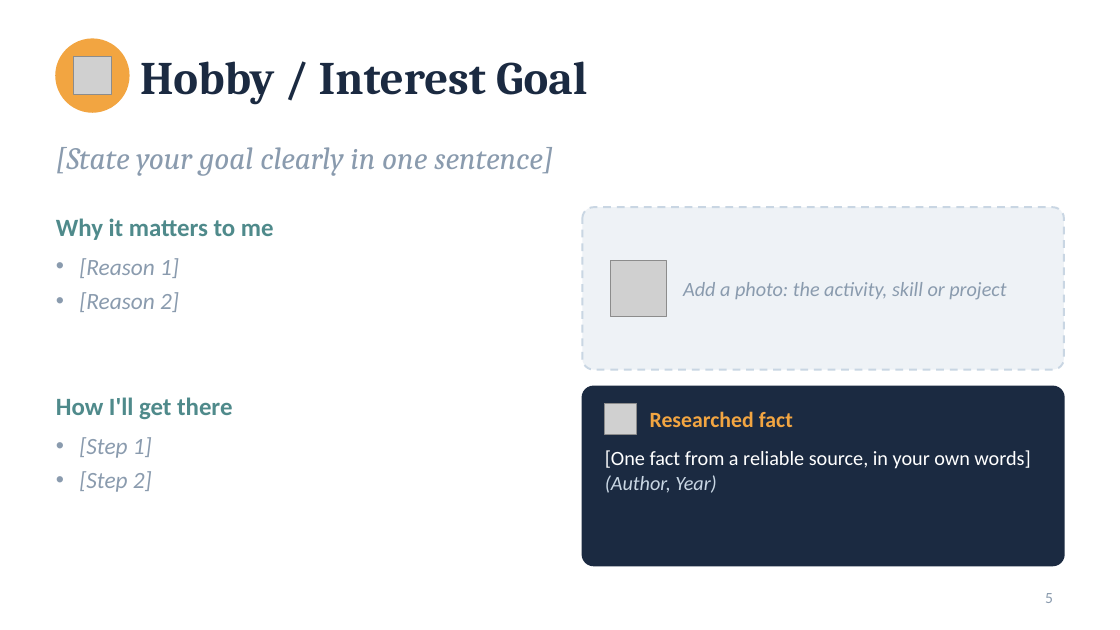
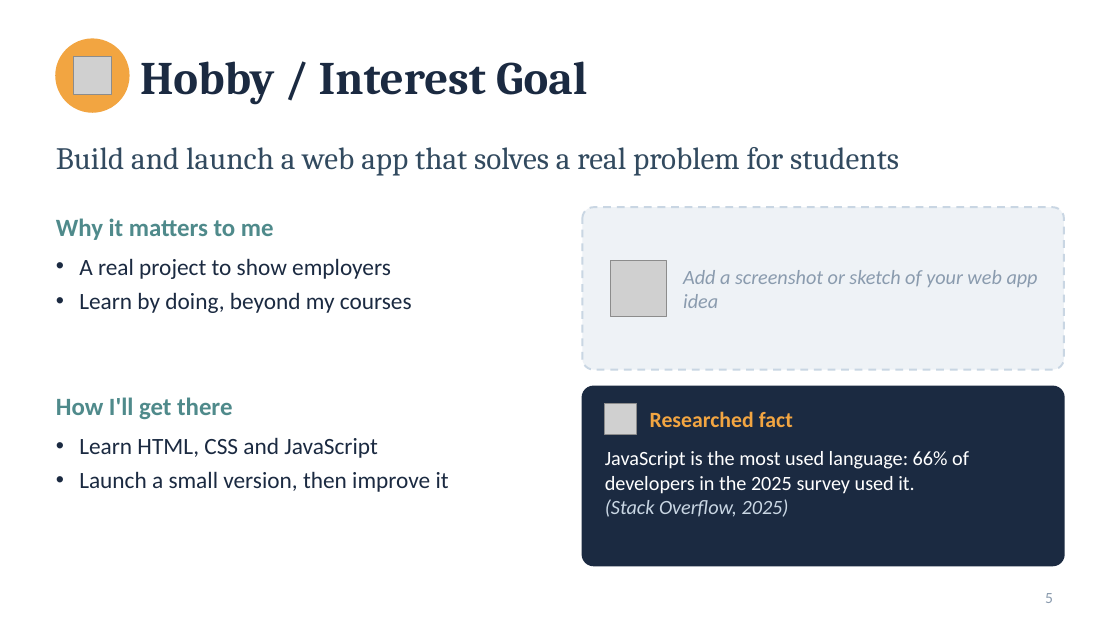
Before and after one commit to georgedeme/vault, a slide deck: slide 5 of Public/Uni/LAN100/02 - My Future Goals.pptx. Drawn at 1120x630 pixels with LibreOffice and Linux fonts; fonts in the diff are those of the drawing; grey boxes stand for pictures. Boxes give left, top, right and bottom in pixels: in the first picture for what was removed or moved away, otherwise in the second. Text is boxed around its words. In the diff, an @@ line names an element or a change of style, - is before the commit and + after.

```diff
--- a/Public/Uni/LAN100/02 - My Future Goals.pptx
+++ b/Public/Uni/LAN100/02 - My Future Goals.pptx
@@ text at bbox=[56, 147, 899, 176]: text changed; text colour #8A9BAE to #324A5F; italic off @@
-[State your goal clearly in one sentence]
+Build and launch a web app that solves a real problem for students
@@ text at bbox=[79, 258, 412, 313]: text changed; text colour #8A9BAE to #1B2A41; italic off @@
-• [Reason 1]
-• [Reason 2]
+• A real project to show employers
+• Learn by doing, beyond my courses
@@ text at bbox=[683, 270, 1038, 308]: text changed @@
-Add a photo: the activity, skill or project
+Add a screenshot or sketch of your web app idea
@@ text at bbox=[79, 437, 449, 492]: text changed; text colour #8A9BAE to #1B2A41; italic off @@
-• [Step 1]
-• [Step 2]
+• Learn HTML, CSS and JavaScript
+• Launch a small version, then improve it
@@ text at bbox=[605, 451, 969, 517]: text changed @@
-[One fact from a reliable source, in your own words]
-(Author, Year)
+JavaScript is the most used language: 66% of developers in the 2025 survey used it.
+(Stack Overflow, 2025)
```
Also in this commit, not shown: 6 other slides changed, 1 other file.
